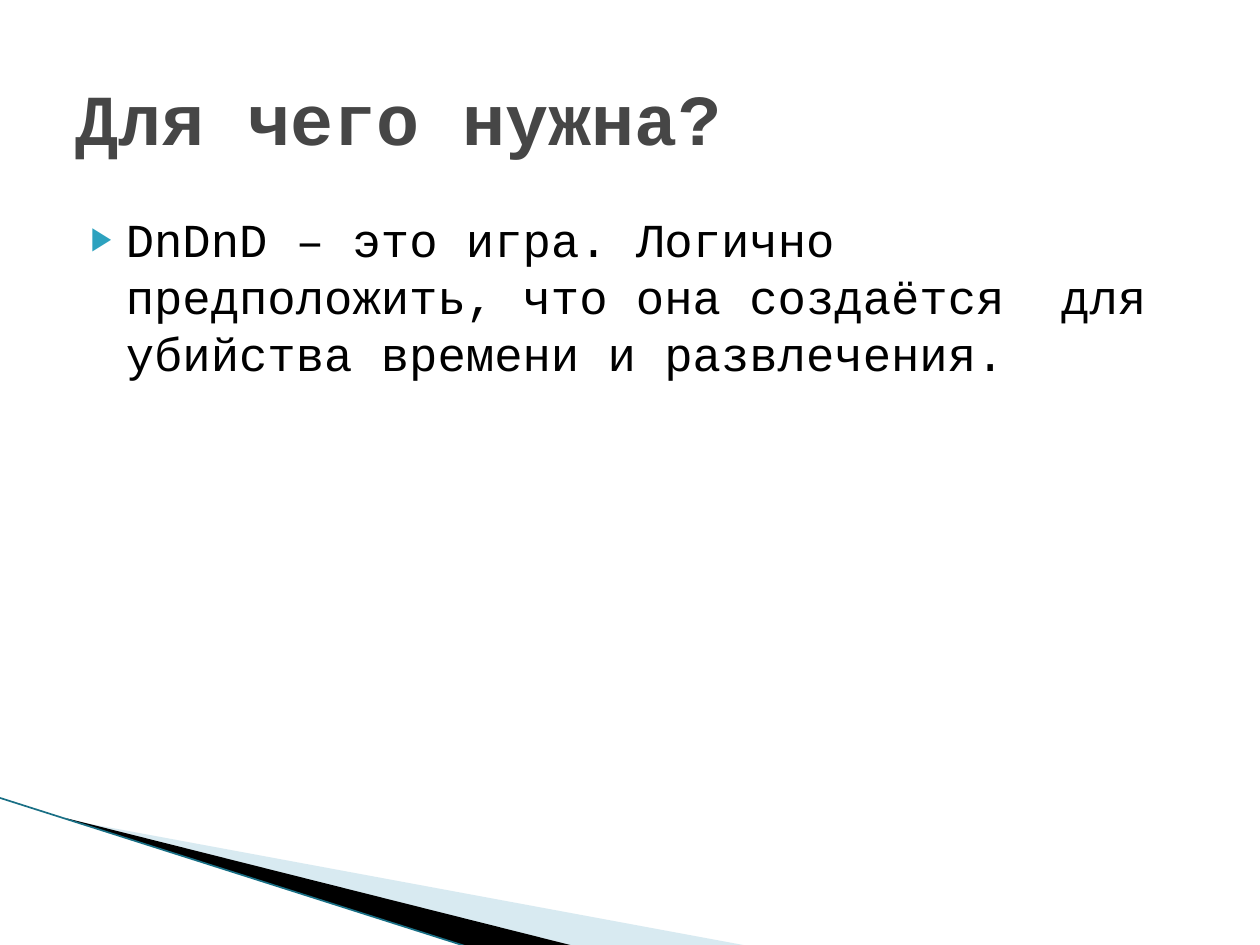
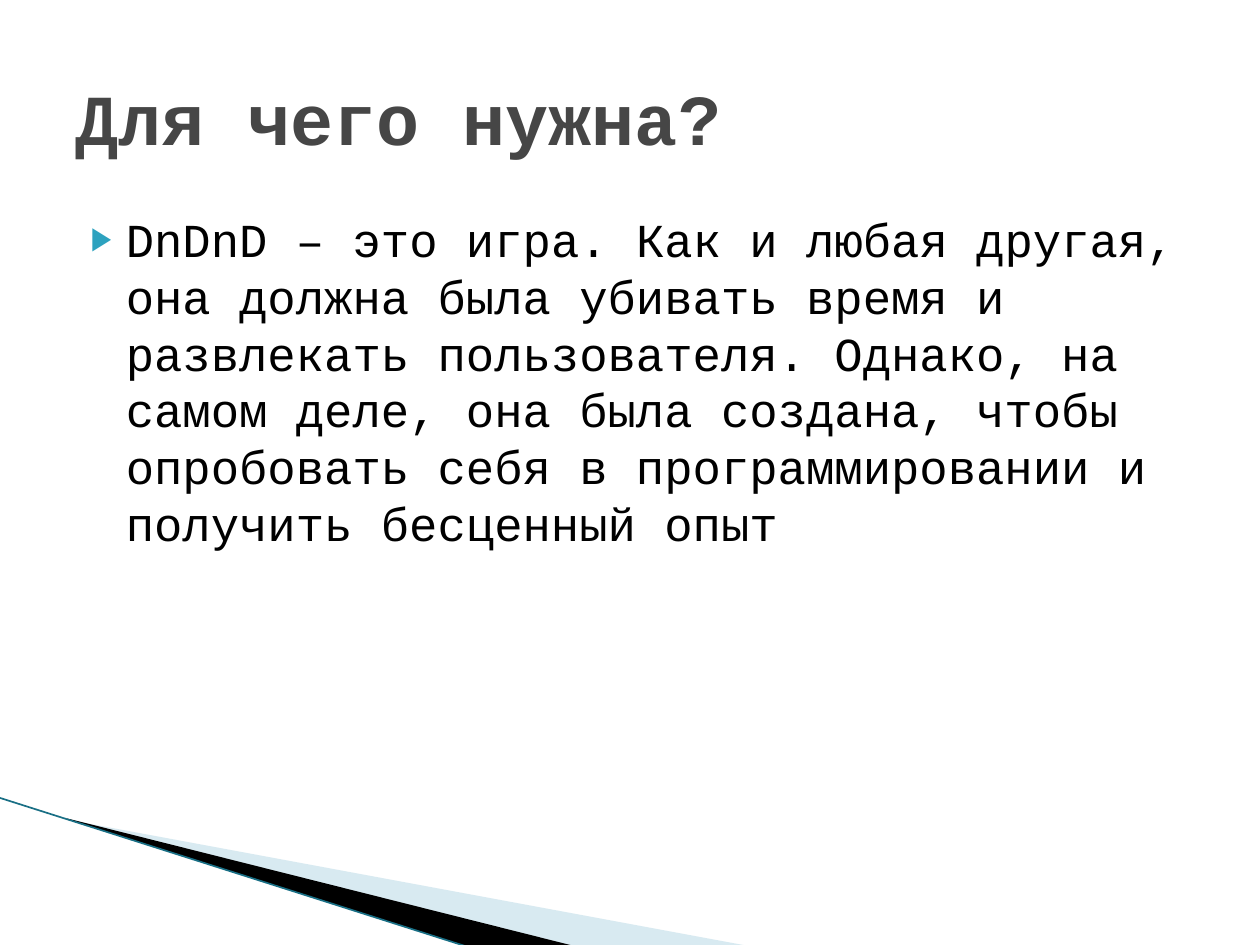
Before and after one commit to DebiKk-tech/DnDnD, a slide deck: slide 4 of Documents/presentation.pptx (slide 5 before the commit). Drawn at 1260x945 pixels with LibreOffice and Linux fonts; fonts in the diff are those of the drawing; background and template pictures are left out. Boxes give left, top, right and bottom in pixels: in the first picture for what was removed or moved away, otherwise in the second. Text is boxed around its words. In the diff, an @@ line names an element or a change of style, - is before the commit and + after.

```diff
--- a/Documents/presentation.pptx
+++ b/Documents/presentation.pptx
@@ text at (126, 223, 1174, 551): text changed @@
-▶ DnDnD – это игра. Логично предположить, что она создаётся для убийства времени и развлечения.
+▶ DnDnD – это игра. Как и любая другая, она должна была убивать время и развлекать пользователя. Однако, на самом деле, она была создана, чтобы опробовать себя в программировании и получить бесценный опыт
```
Also in this commit, not shown: 2 other slides changed, 6 slides added, 2 slides removed.
